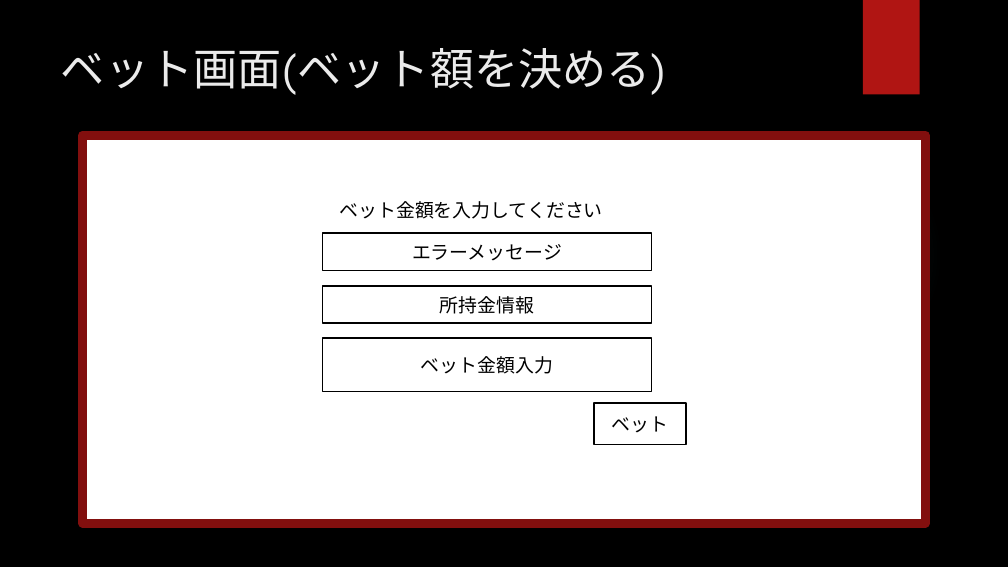
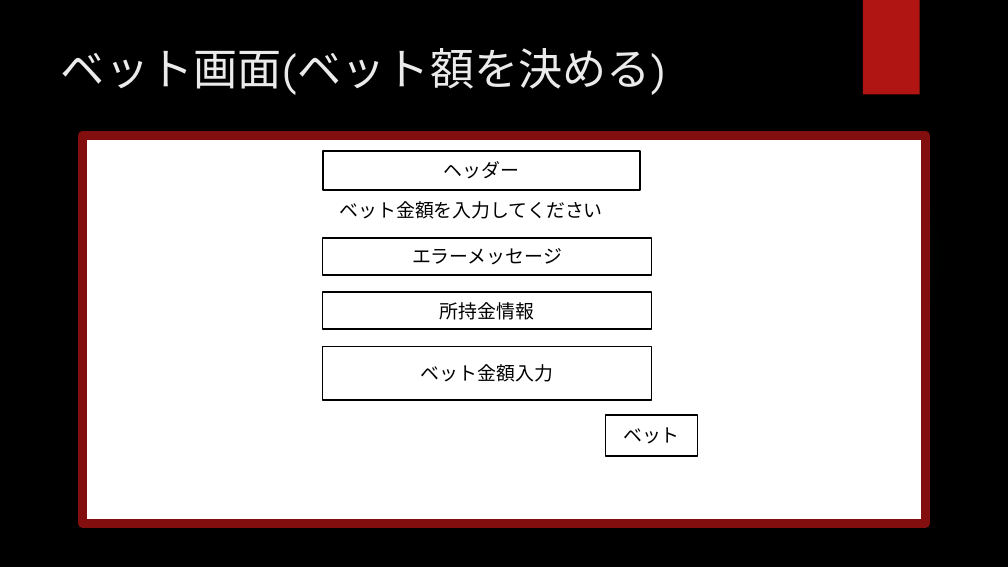
Before and after one commit to CSTSCSTS/UserAp, a slide deck: slide 5 of docs/基本設計/ワイヤーフレーム/ポーカー拡張 ワイヤーフレーム.pptx. Drawn at 1008x567 pixels with LibreOffice and Linux fonts; fonts in the diff are those of the drawing; background and template pictures are left out. Boxes give left, top, right and bottom in pixels: in the first picture for what was removed or moved away, otherwise in the second. Text is boxed around its words. In the diff, an @@ line names an element or a change of style, - is before the commit and + after.

```diff
--- a/docs/基本設計/ワイヤーフレーム/ポーカー拡張 ワイヤーフレーム.pptx
+++ b/docs/基本設計/ワイヤーフレーム/ポーカー拡張 ワイヤーフレーム.pptx
@@ rectangle added at bbox=[323, 151, 640, 190], outline #000000 1.5 pt, 18 pt, text #000000 @@
+ヘッダー
@@ rectangle "エラーメッセージ": place and size @@
-rectangle "エラーメッセージ" at bbox=[323, 233, 652, 270]
+rectangle "エラーメッセージ" at bbox=[323, 238, 652, 275]
@@ rectangle "所持金情報": place and size @@
-rectangle "所持金情報" at bbox=[323, 286, 652, 323]
+rectangle "所持金情報" at bbox=[323, 292, 652, 329]
@@ rectangle "ベット金額入力": place and size @@
-rectangle "ベット金額入力" at bbox=[323, 338, 652, 391]
+rectangle "ベット金額入力" at bbox=[323, 347, 652, 400]
@@ rectangle "ベット": place and size @@
-rectangle "ベット" at bbox=[594, 403, 687, 445]
+rectangle "ベット" at bbox=[606, 415, 698, 457]
```
Also in this commit, not shown: 3 other slides changed, 1 slide added.
